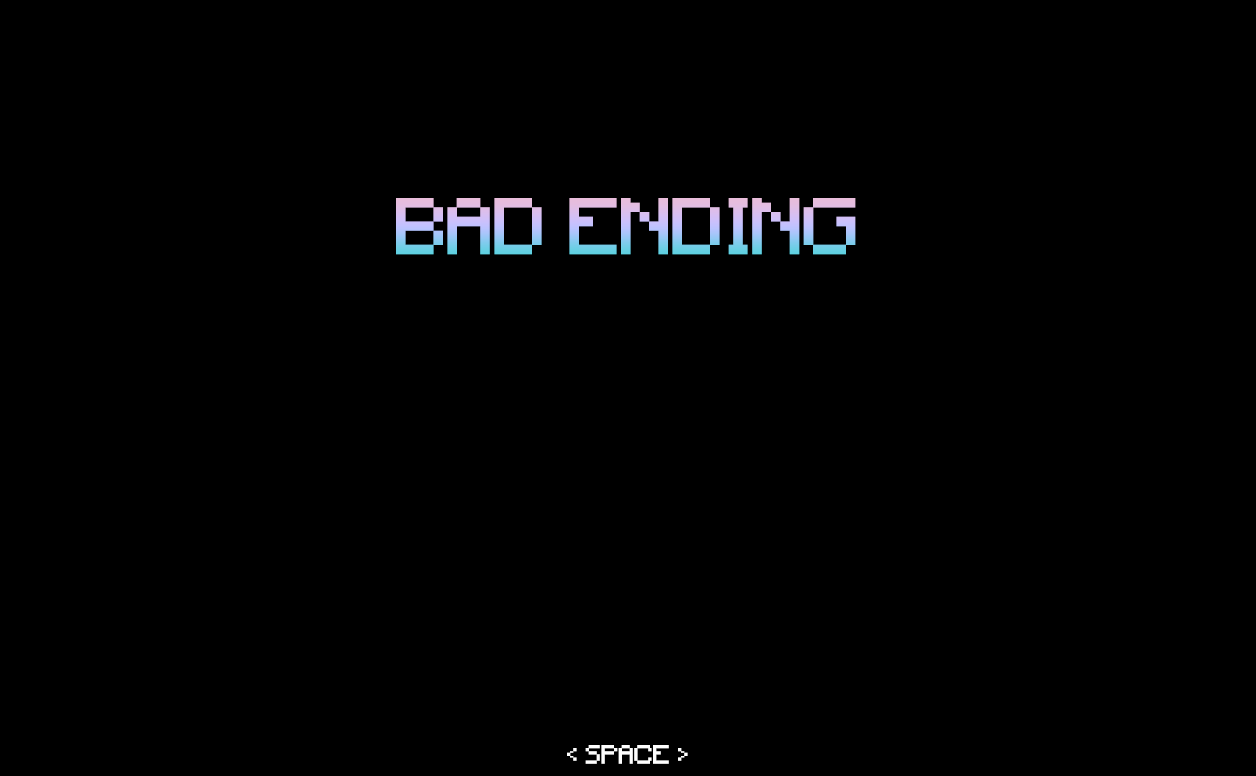
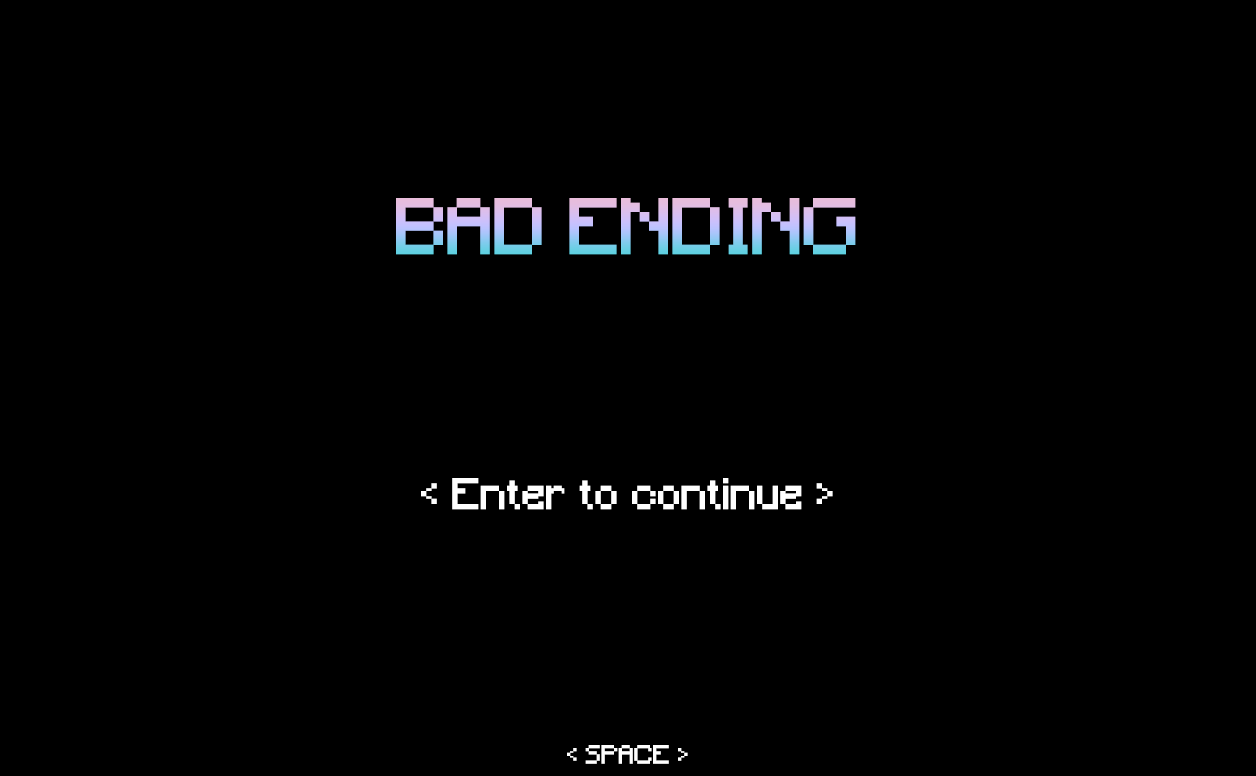
Comparing the layer stacks of the two 1256 × 776 images. Changes:
added layer "< Enter to continue >" above "< SPACE >" over <box>421,478,833,510</box>
